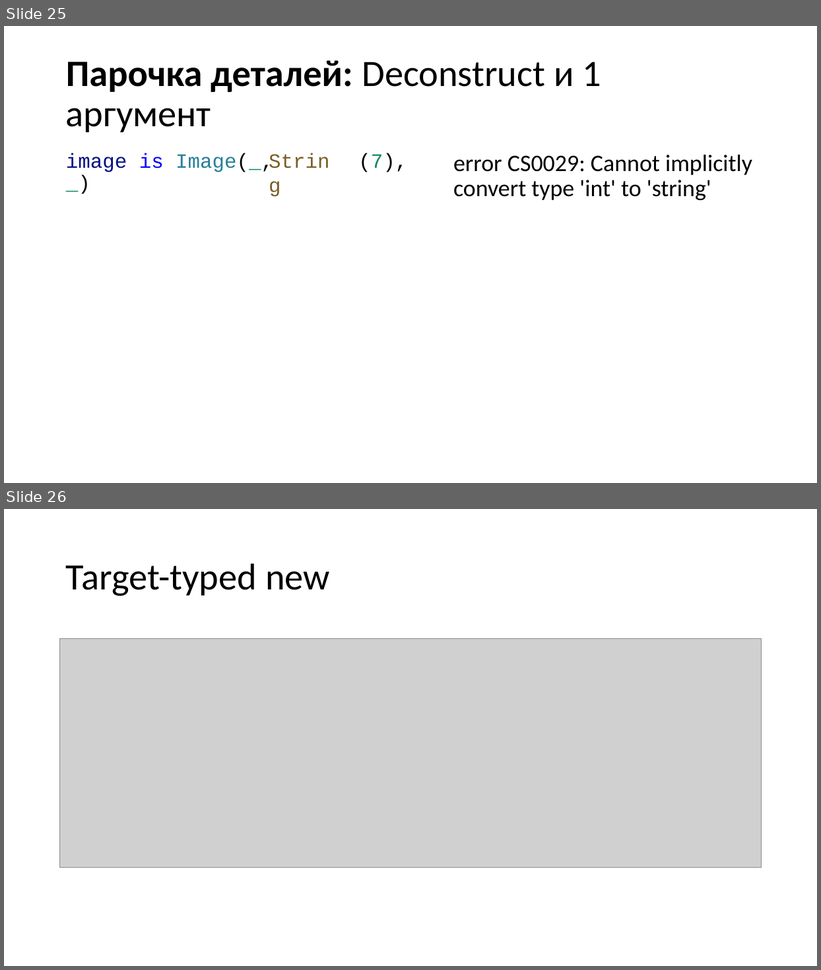
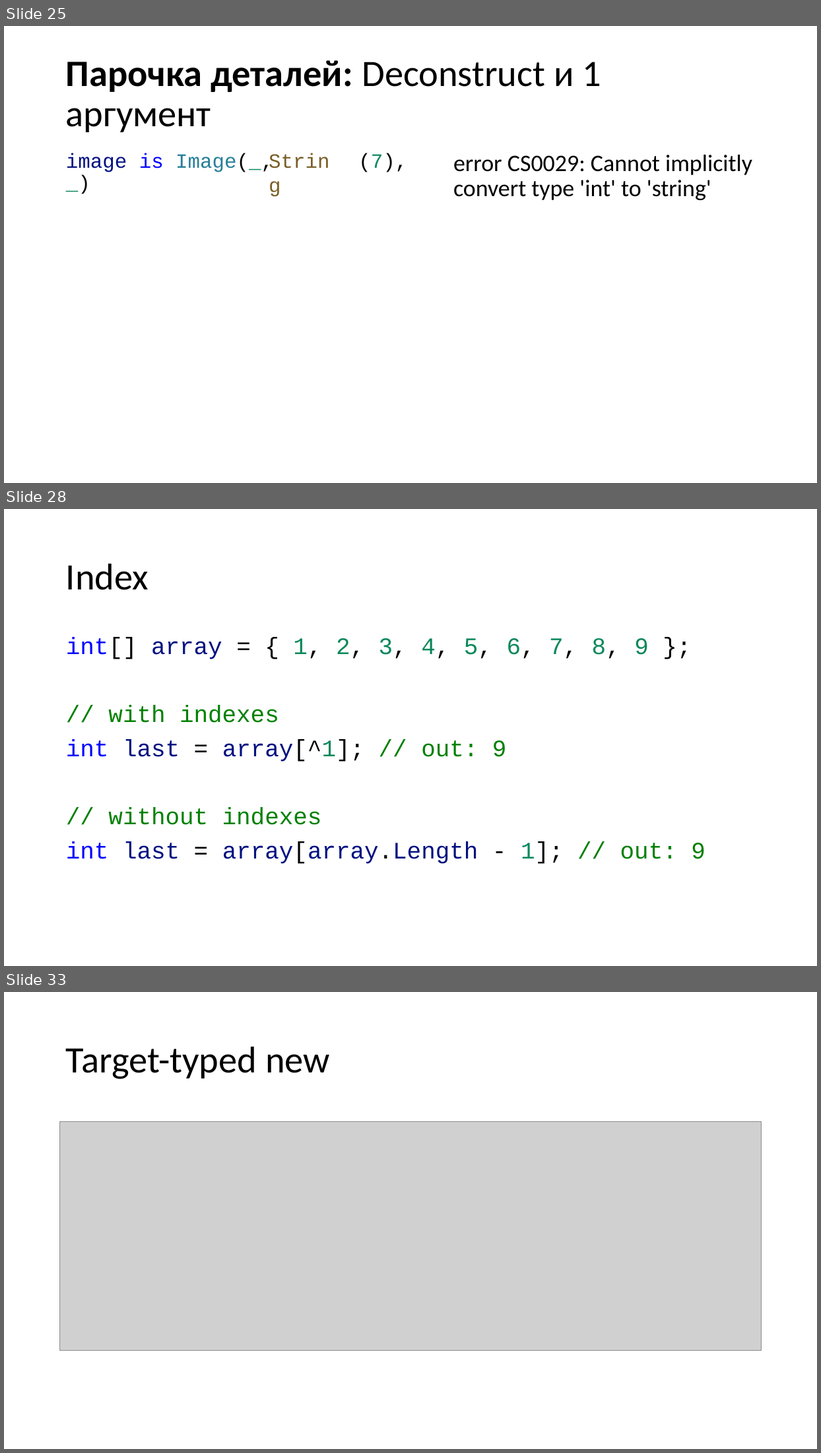
Before and after one commit to kugushev/presentations, a slide deck: Presentation.pptx. Shown one above the other, each under a label of ours: slides 25 and 26 before the commit, slides 25, 28 and 33 after it; the slides between them are not shown. The pictures are 821x970 and 821x1453 pixels, drawn with LibreOffice and Linux fonts; fonts in the diff are those of the drawing; grey boxes stand for pictures. Boxes give left, top, right and bottom in pixels: in the first picture for what was removed or moved away, otherwise in the second. Text is boxed around its words. In the diff, an @@ line names an element or a change of style, - is before the commit and + after.

```diff
--- a/Presentation.pptx
+++ b/Presentation.pptx
@@ slide 28 added at (4,509,817,966), background #FFFFFF @@
@@ title added at (66,563,149,590), 44 pt, text #000000 @@
+Index
@@ text added at (66,637,706,864), 28 pt, text #008000 @@
+int[] array = { 1, 2, 3, 4, 5, 6, 7, 8, 9 };
+// with indexes
+int last = array[^1]; // out: 9
+// without indexes
+int last = array[array.Length - 1]; // out: 9
@@ what was slide 26 is now slide 33 @@
```
Also in this commit, not shown: 1 slide changed, 6 other slides added, 1 slide removed, 2 other files.
